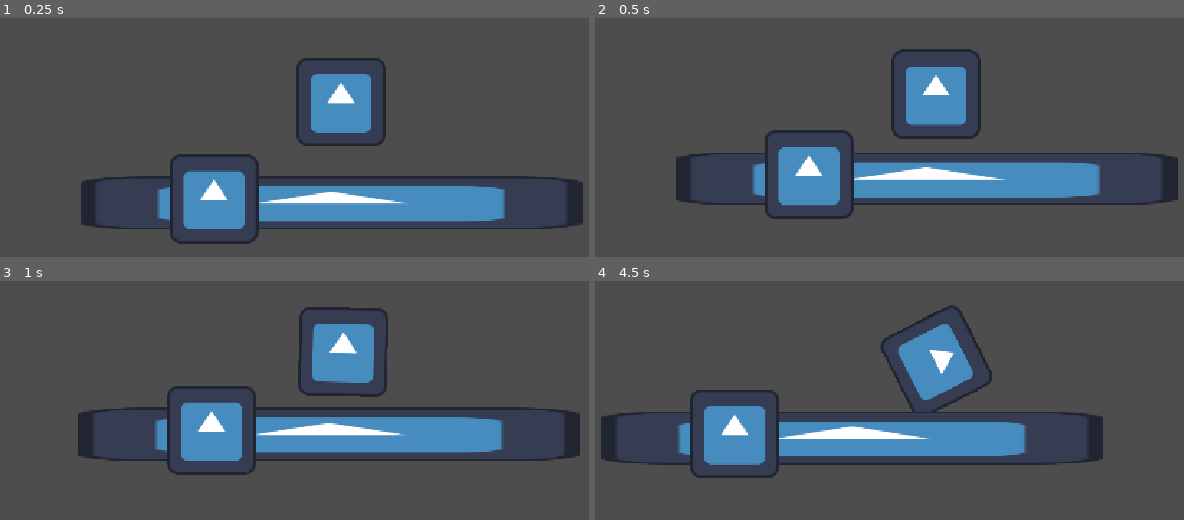
Above: before the commit, frames 1-4 (two rows, left to right).
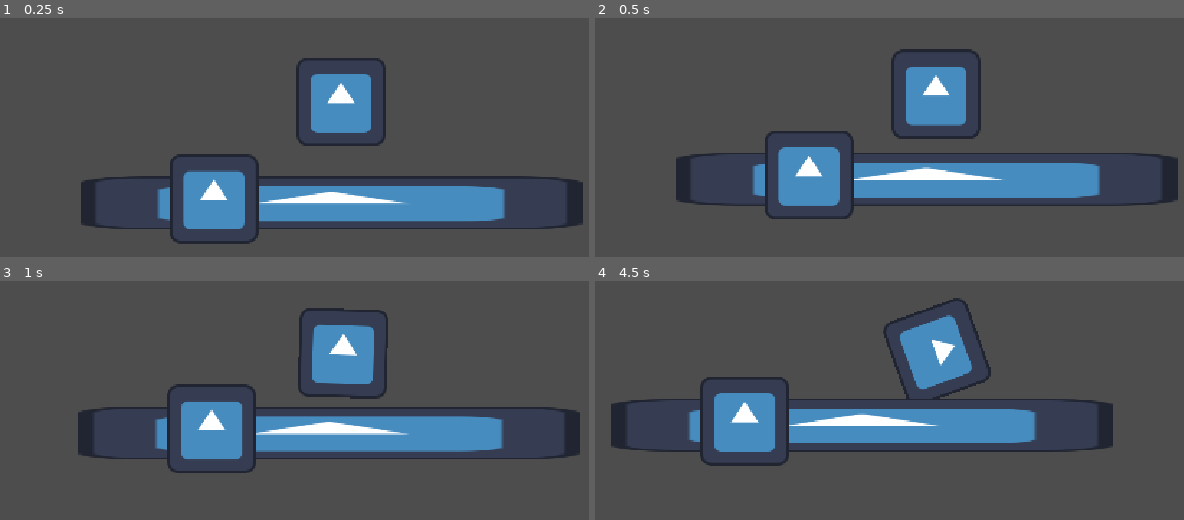
Above: after the commit, the same moments.

Repository: cyan-teal/hole-bounce
Game: Godot game, scene res://scenes/main.tscn
Same seed, same stepped clock (60 frames per second), same inputs: the game is played once before the commit and once after it. The engine's default icon, where the game draws it, is replaced by a stand-in: a white triangle on a blue panel in a dark square.
Inputs:
- Up to frame 1 (0.25 s): no input
- Up to frame 2 (0.5 s): no input
- Up to frame 3 (1 s): hold D (go_right) from 0.53 s (still down)
- Up to frame 4 (4.5 s): release D (go_right) at 1.28 s; hold Left (go_left) 1.28-2.03 s; hold D (go_right) 2.03-3.53 s; hold Left (go_left) from 3.53 s (still down)

Frame 1 is identical in both runs. In frame 2, 0.9% of the frame differs, in the area x 15-97%, y 29-79%; in frame 3, 3.6%; in frame 4, 15%, in the area x 1-88%, y 7-83%.

Commit message:
Add launchpad functionality

Diff:
--- a/hole-bounce/scenes/launch_pad.tscn
+++ b/hole-bounce/scenes/launch_pad.tscn
@@ -14,3 +14,11 @@
 [node name="CollisionShape2D" type="CollisionShape2D" parent="." unique_id=1613642979]
 scale = Vector2(6, 6)
 shape = SubResource("RectangleShape2D_v1ltj")
+
+[node name="Area2D" type="Area2D" parent="." unique_id=1976814070]
+
+[node name="CollisionShape2D" type="CollisionShape2D" parent="Area2D" unique_id=1810601766]
+scale = Vector2(6, 6)
+shape = SubResource("RectangleShape2D_v1ltj")
+
+[connection signal="body_entered" from="Area2D" to="." method="_on_area_2d_body_entered"]
--- a/hole-bounce/scenes/player.tscn
+++ b/hole-bounce/scenes/player.tscn
@@ -3,9 +3,13 @@
 [ext_resource type="Texture2D" uid="uid://dsnqea3gxy4cj" path="res://resources/icon.svg" id="1_3vyb7"]
 [ext_resource type="Script" uid="uid://c012k7rh0ok7a" path="res://scripts/player.gd" id="1_g2els"]
 
+[sub_resource type="PhysicsMaterial" id="PhysicsMaterial_g2els"]
+bounce = 0.6
+
 [sub_resource type="CircleShape2D" id="CircleShape2D_v1ltj"]
 
 [node name="Player" type="RigidBody2D" unique_id=244388843]
+physics_material_override = SubResource("PhysicsMaterial_g2els")
 contact_monitor = true
 max_contacts_reported = 1
 script = ExtResource("1_g2els")
--- a/hole-bounce/scripts/launch_pad.gd
+++ b/hole-bounce/scripts/launch_pad.gd
@@ -1,4 +1,6 @@
 extends StaticBody2D
+
+const STRENGTH: float = 500.0
 
 
 # Called when the node enters the scene tree for the first time.
@@ -8,4 +10,11 @@
 
 # Called every frame. 'delta' is the elapsed time since the previous frame.
 func _process(delta: float) -> void:
+
 	pass
+
+
+func _on_area_2d_body_entered(body: Node2D) -> void:
+	if body is RigidBody2D:
+		body.apply_impulse(Vector2.UP.rotated(rotation) * STRENGTH)
+		pass
--- a/hole-bounce/scripts/player.gd
+++ b/hole-bounce/scripts/player.gd
@@ -18,4 +18,5 @@
 
 
 func _on_body_entered(body: Node) -> void:
-	apply_impulse(Vector2.UP * 250)
+	pass
+	#apply_impulse(Vector2.UP * 250)
